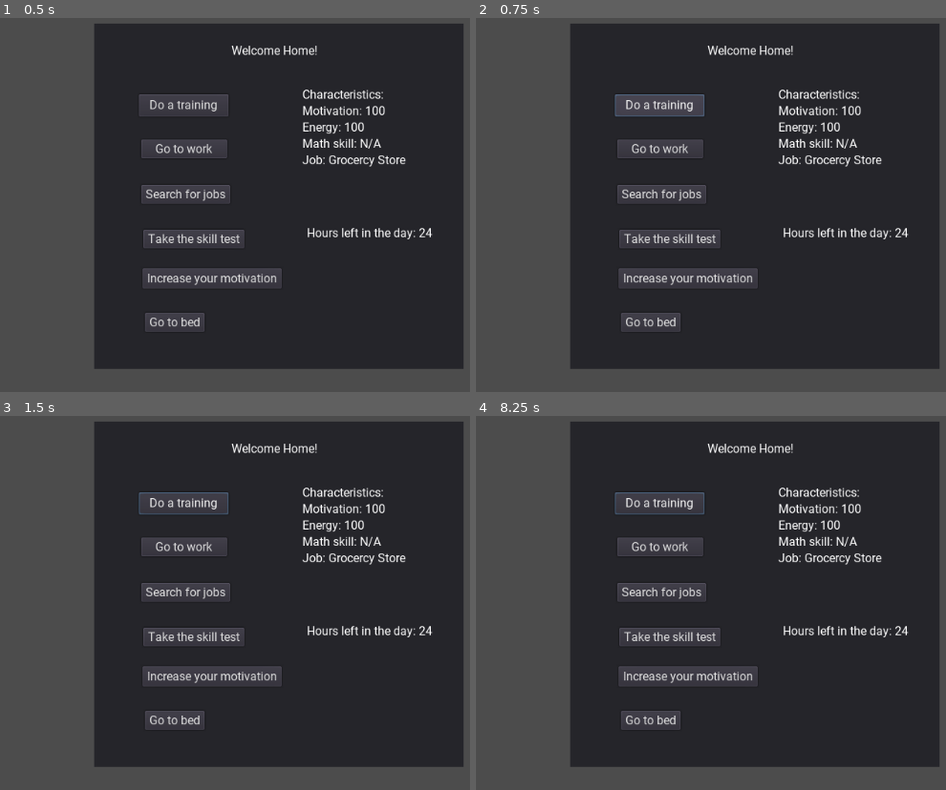
Above: before the commit, frames 1-4 (two rows, left to right).
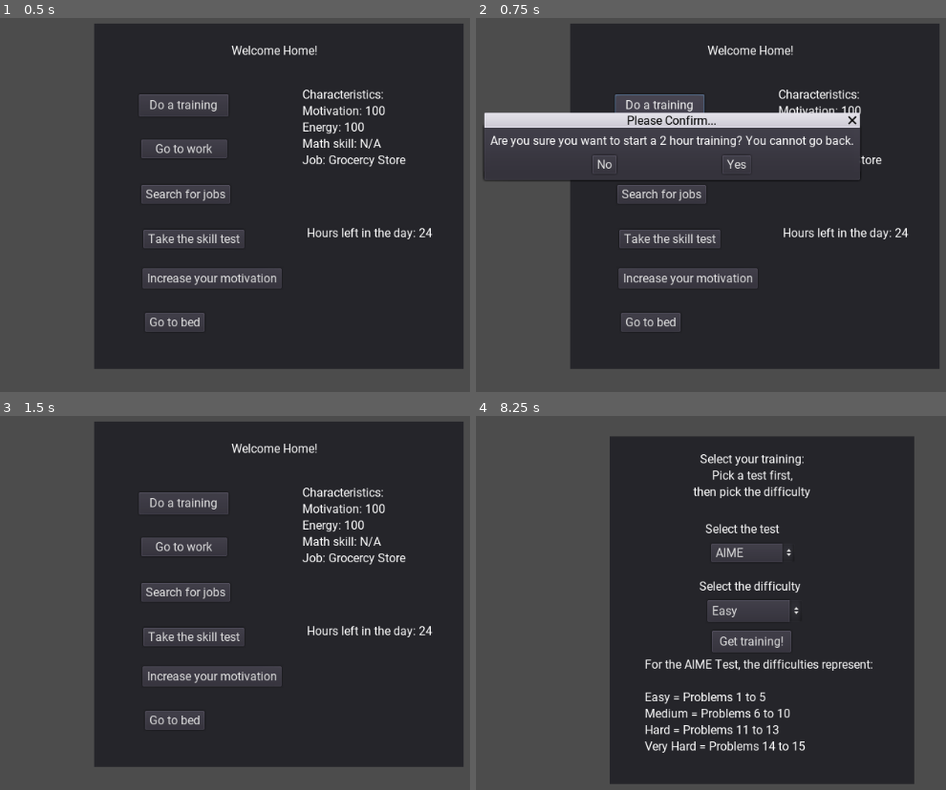
Above: after the commit, the same moments.

Repository: bkf2020/gamc
Game: Godot game, scene res://YourHome.tscn
The game is run twice, just before and just after one commit, with the same random seed, the same clock (stepped at 60 frames per second) and the same inputs. This scene is started directly instead of the project's main scene.
Inputs (mouse positions are in pixels of both pictures, inside the frame that each line leads up to):
- Up to frame 1 (0.5 s): no input
- Up to frame 2 (0.75 s): click "Do a training" at 0.5 s
- Up to frame 3 (1.5 s): click (126, 561) at 1.25 s, where only the run after the commit has a clickable "No"
- Up to frame 4 (8.25 s): click "Go to work" at 2 s; click "Go to work" at 2.75 s; click "Go to bed" at 3.5 s; click "Go to bed" at 4.25 s; click "Search for jobs" at 5 s; click "Take the skill test" at 5.75 s; click "Increase your motivation" at 6.5 s; click "Do a training" at 7.25 s; click (739, 561) at 8 s, where only the run after the commit has a clickable "Yes"

Frame 1 is identical in both runs. In frame 2, 8.0% of the frame differs, in the area x 1-83%, y 25-44%; in frame 3, 0.1%; in frame 4, 29%, in the area x 20-99%, y 1-99%.

Commit message:
Allow people to switch to the training

Diff:
--- /dev/null
+++ b/HomeScript.gd
@@ -0,0 +1,11 @@
+extends Panel
+
+func _on_Training_pressed():
+	var confirmation = get_node("ConfirmationTraining")
+	confirmation.dialog_text = "Are you sure you want to start a 2 hour training? You cannot go back."
+	confirmation.get_cancel().text = "No"
+	confirmation.get_ok().text = "Yes"
+	confirmation.show()
+
+func _on_Training_confirmed():
+	get_tree().change_scene("res://SelectDifficulty.tscn")
--- a/YourHome.tscn
+++ b/YourHome.tscn
@@ -1,6 +1,7 @@
-[gd_scene load_steps=2 format=2]
+[gd_scene load_steps=3 format=2]
 
 [ext_resource path="res://roboto.tres" type="DynamicFont" id=1]
+[ext_resource path="res://HomeScript.gd" type="Script" id=2]
 
 [node name="Node2D" type="Node2D"]
 
@@ -9,6 +10,7 @@
 margin_top = 59.8593
 margin_right = 762.405
 margin_bottom = 523.859
+script = ExtResource( 2 )
 __meta__ = {
 "_edit_use_anchors_": false
 }
@@ -98,3 +100,12 @@
 margin_right = 453.088
 margin_bottom = 290.724
 text = "Hours left in the day: 24"
+
+[node name="ConfirmationTraining" type="ConfirmationDialog" parent="Panel"]
+margin_left = 152.344
+margin_top = 200.452
+margin_right = 352.344
+margin_bottom = 270.452
+
+[connection signal="pressed" from="Panel/Training" to="Panel" method="_on_Training_pressed"]
+[connection signal="confirmed" from="Panel/ConfirmationTraining" to="Panel" method="_on_Training_confirmed"]
